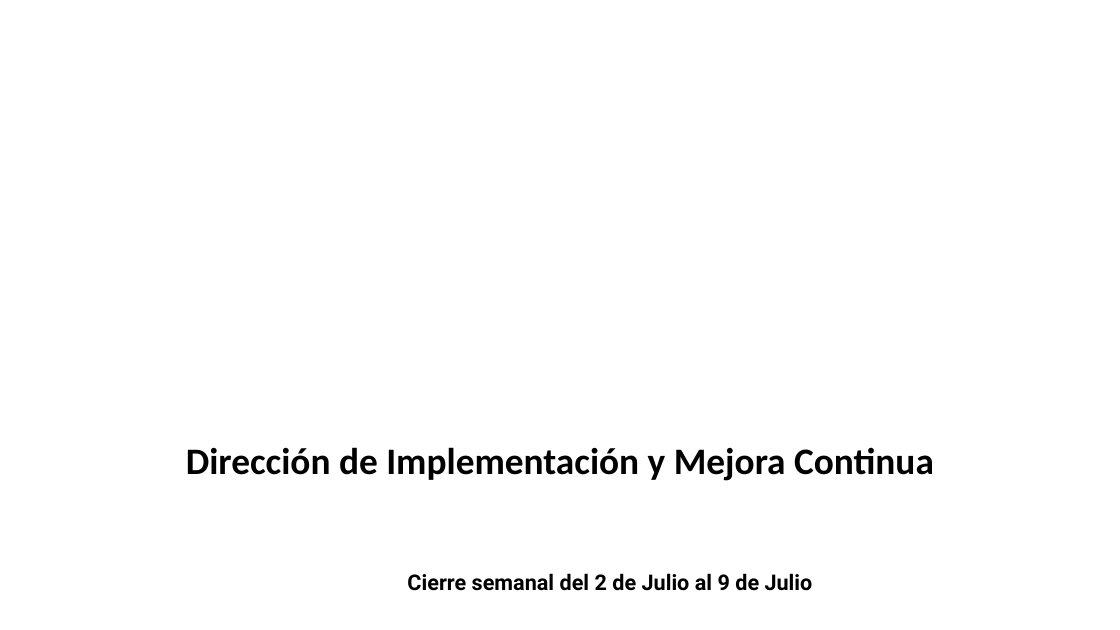
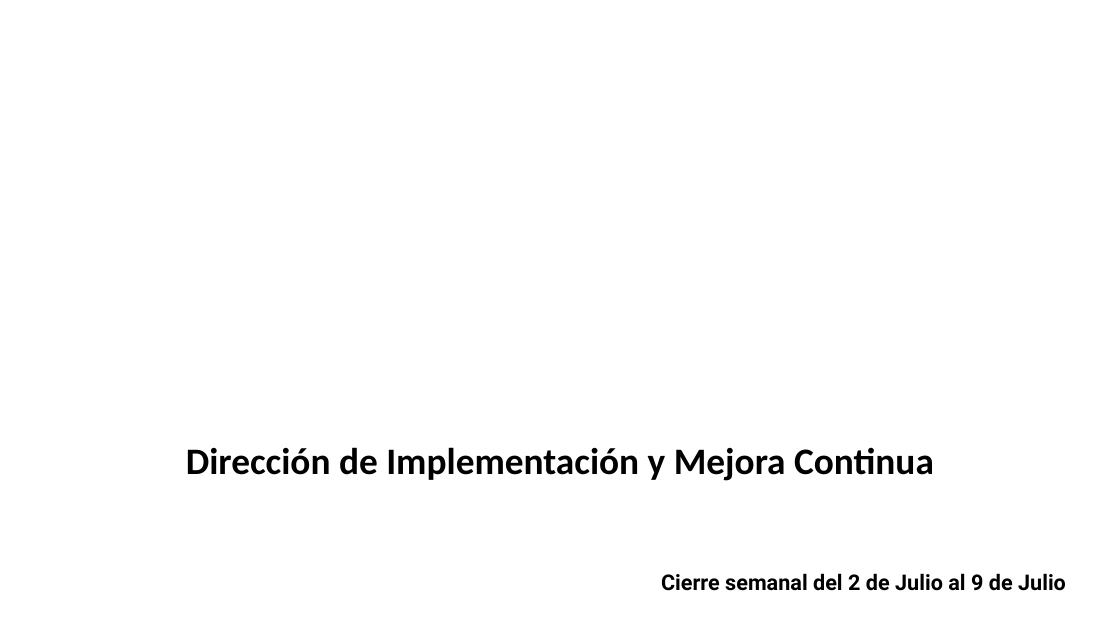
Before and after one commit to DTI-Dashboard/Proyectos, a slide deck: slide 1 of cierre_base.pptx. Drawn at 1120x630 pixels with LibreOffice and Linux fonts; fonts in the diff are those of the drawing; background and template pictures are left out. Boxes give left, top, right and bottom in pixels: in the first picture for what was removed or moved away, otherwise in the second. Text is boxed around its words. In the diff, an @@ line names an element or a change of style, - is before the commit and + after.

Commit message:
reporte: actualizar cierre_base.pptx (bajo demanda)

```diff
--- a/cierre_base.pptx
+++ b/cierre_base.pptx
@@ text "Cierre semanal del 2 de ...": place and size @@
-text "Cierre semanal del 2 de ..." at (407, 573, 813, 591)
+text "Cierre semanal del 2 de ..." at (661, 573, 1066, 591)
@@ text "Cierre semanal del 2 de ..." at (661, 573, 1066, 591): alignment centre to right @@
```
